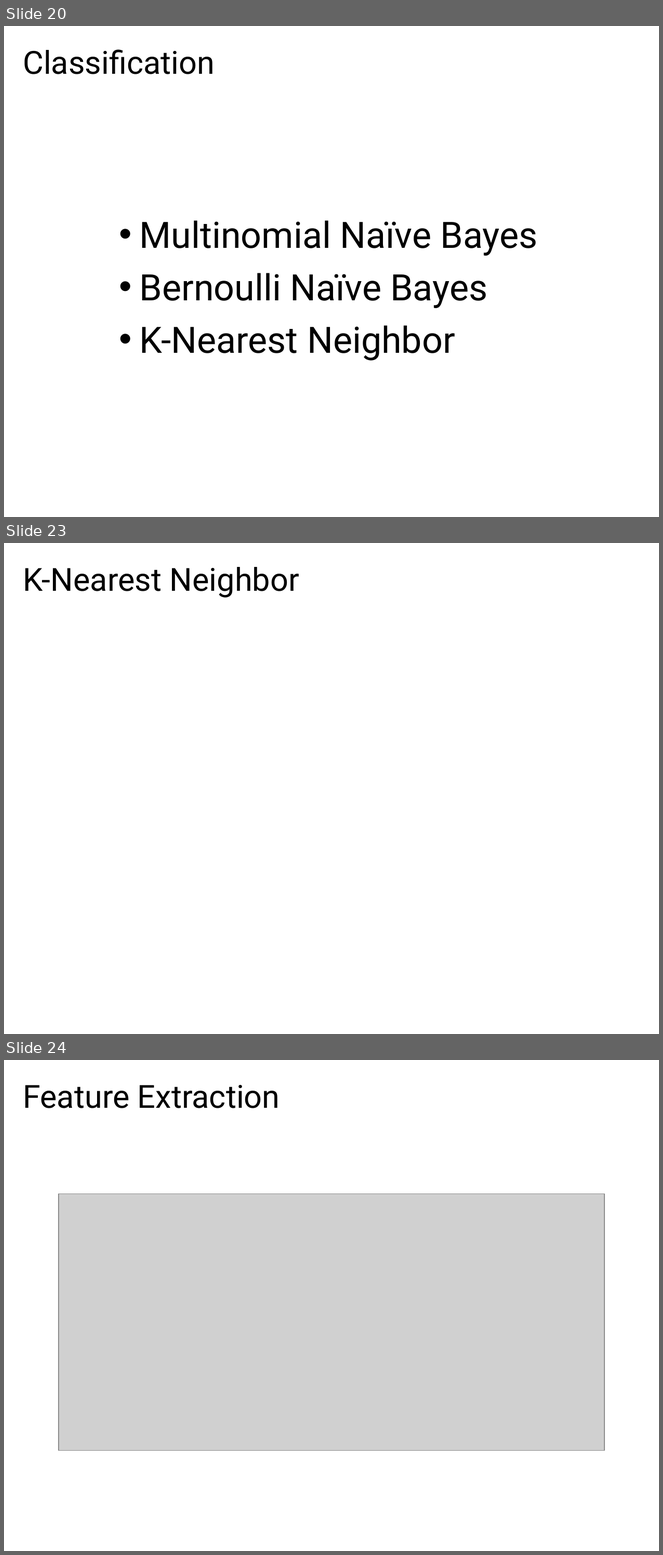
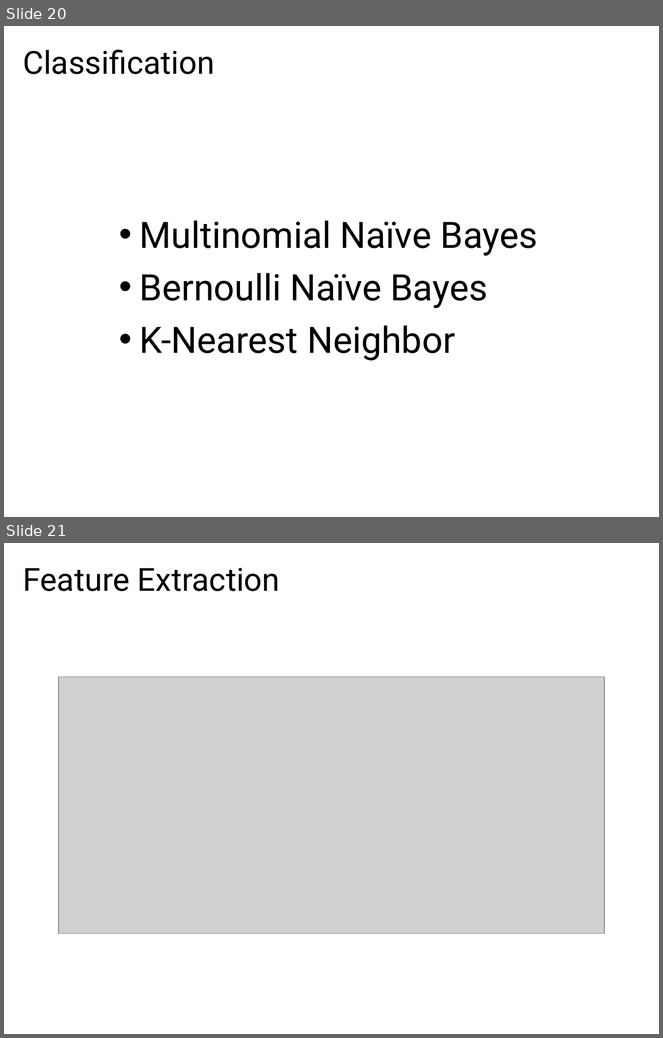
Before and after one commit to willpots/thesis, a slide deck: presentation/final_presentation.pptx. Shown one above the other, each under a label of ours: slides 20, 23 and 24 before the commit, slides 20 and 21 after it; the slides between them are not shown. The pictures are 663x1555 and 663x1038 pixels, drawn with LibreOffice and Linux fonts; fonts in the diff are those of the drawing; grey boxes stand for pictures. Boxes give left, top, right and bottom in pixels: in the first picture for what was removed or moved away, otherwise in the second. Text is boxed around its words. In the diff, an @@ line names an element or a change of style, - is before the commit and + after.

```diff
--- a/presentation/final_presentation.pptx
+++ b/presentation/final_presentation.pptx
@@ slide 23 removed at [4, 543, 659, 1034], background #FFFFFF @@
@@ title removed at [23, 567, 299, 598] @@
-K-Nearest Neighbor
@@ what was slide 24 is now slide 21 @@
```
Also in this commit, not shown: 2 slides changed, 15 slides added, 7 other slides removed, 6 other files.
